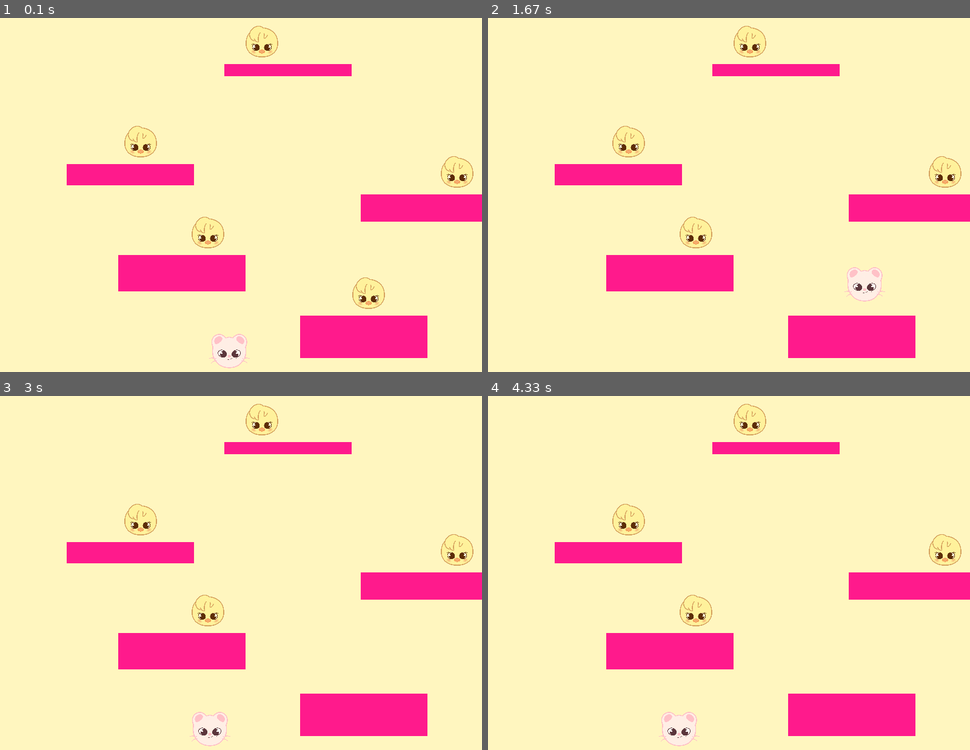
Above: before the commit, frames 1-4 (two rows, left to right).
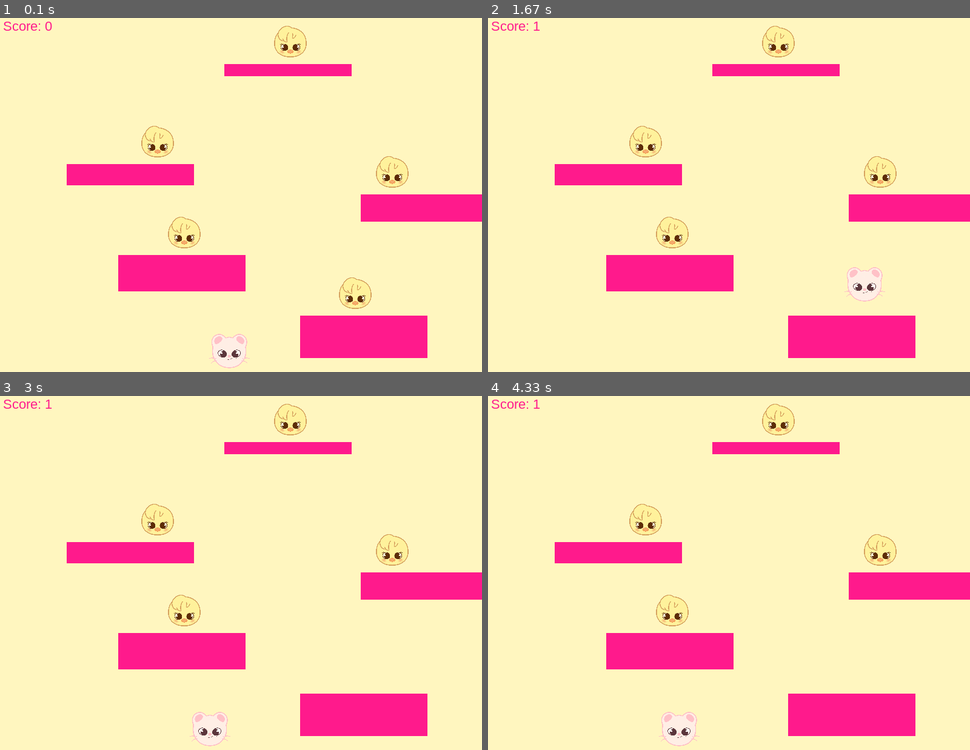
Above: after the commit, the same moments.

Repository: cindyyylct/Pygame-Project
Game: pygame game, started from activity-pygameproject.py
Same seed, same stepped clock (60 frames per second), same inputs: the game is played once before the commit and once after it.
Inputs:
- Up to frame 1 (0.1 s): no input
- Up to frame 2 (1.67 s): hold Right 0.33-0.8 s; hold Up 0.83-1.13 s; hold Right 1.17-1.63 s
- Up to frame 3 (3 s): hold Left 1.67-2.2 s; hold Left 2.23-2.63 s
- Up to frame 4 (4.33 s): hold Right 3.07-3.7 s; hold Left 3.73-4.2 s; hold Right from 4.23 s (still down)

The runs differ from the first frame. In frame 1, 4.0% of the frame differs, in the area x 0-99%, y 1-83%; in frame 2, 3.4%; in frame 3, 3.4%; in frame 4, 3.4%.

Commit message:
updated respawn 10:46

Diff:
--- a/activity-pygameproject.py
+++ b/activity-pygameproject.py
@@ -9,7 +9,7 @@
 GREEN = (0, 255, 0)
 RED = (255, 0, 0)
 BLUE = (136, 189, 241)
-BABYBLUE = (179, 230, 255)
+BABYBLUE = (205, 252, 255)
 DRAGONFRUIT = (255, 26, 140)
 YELLOW = (255, 246, 191)
 
@@ -169,6 +169,8 @@
 
         # Background image
         self.background = None
+        self.score = 0
+        self.level_data = []
 
     # Update everythign on this level
     def update(self):
@@ -179,6 +181,11 @@
         # TODO: check collision between player and coin
         # TODO: kill coin when collided
         coins_collided = pg.sprite.spritecollide(self.player, self.coin_list, True)
+        if coins_collided:
+            self.score += len(coins_collided)
+
+        if len(self.coin_list) == 0:
+            self.respawn_coins()
 
     def draw(self, screen):
         """ Draw everything on this level. """
@@ -191,6 +198,18 @@
         self.enemy_list.draw(screen)
         self.coin_list.draw(screen)
 
+        # score display
+        font = pg.font.SysFont("Arial", 22)
+        text = font.render("Score: " + str(self.score), True, DRAGONFRUIT)
+        screen.blit(text, [10, 10])
+
+    def respawn_coins(self):
+
+        for platform in self.level_data:
+            coin = Coin()
+            coin.rect.x = random.randrange(platform[2], platform[2] + platform[0] - coin.rect.width)
+            coin.rect.bottom = platform[3]
+            self.coin_list.add(coin)
 
 # Create platforms for the level
 class Level_01(Level):
@@ -210,6 +229,7 @@
             [210, 35, 115, 250],
             [210, 20, 375, 85],
         ]
+        self.level_data = level
 
         # Go through the array above and add platforms
         for platform in level:
@@ -219,14 +239,15 @@
             block.player = self.player
             self.platform_list.add(block)
 
-        # Put coins on the platforms
-        for platform in level:
-            # Range x is x-coord -> x-coord + width
-            # bottom is always the y-coord
-            coin = Coin()
-            coin.rect.x = random.randrange(platform[2], platform[2] + platform[0] - coin.rect.width)
-            coin.rect.bottom = platform[3]
-            self.coin_list.add(coin)
+        # # Put coins on the platforms
+        # for platform in level:
+        #     # Range x is x-coord -> x-coord + width
+        #     # bottom is always the y-coord
+        #     coin = Coin()
+        #     coin.rect.x = random.randrange(platform[2], platform[2] + platform[0] - coin.rect.width)
+        #     coin.rect.bottom = platform[3]
+        #     self.coin_list.add(coin)
+        self.respawn_coins()
 
 
 
Not shown, changed: .DS_Store
